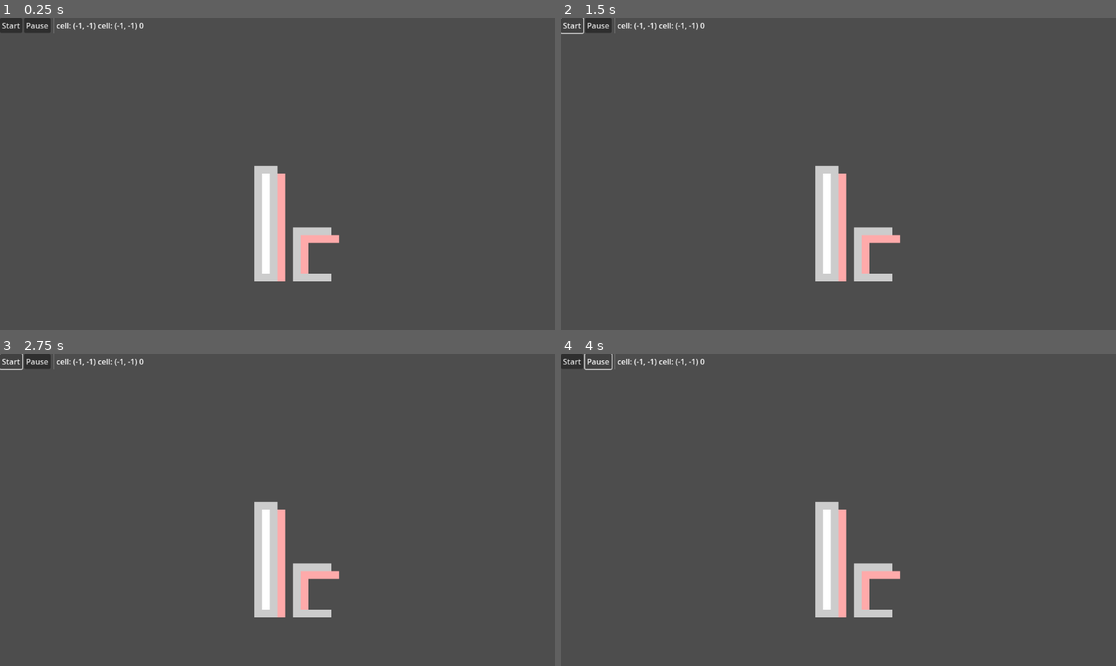
Above: before the commit, frames 1-4 (two rows, left to right).
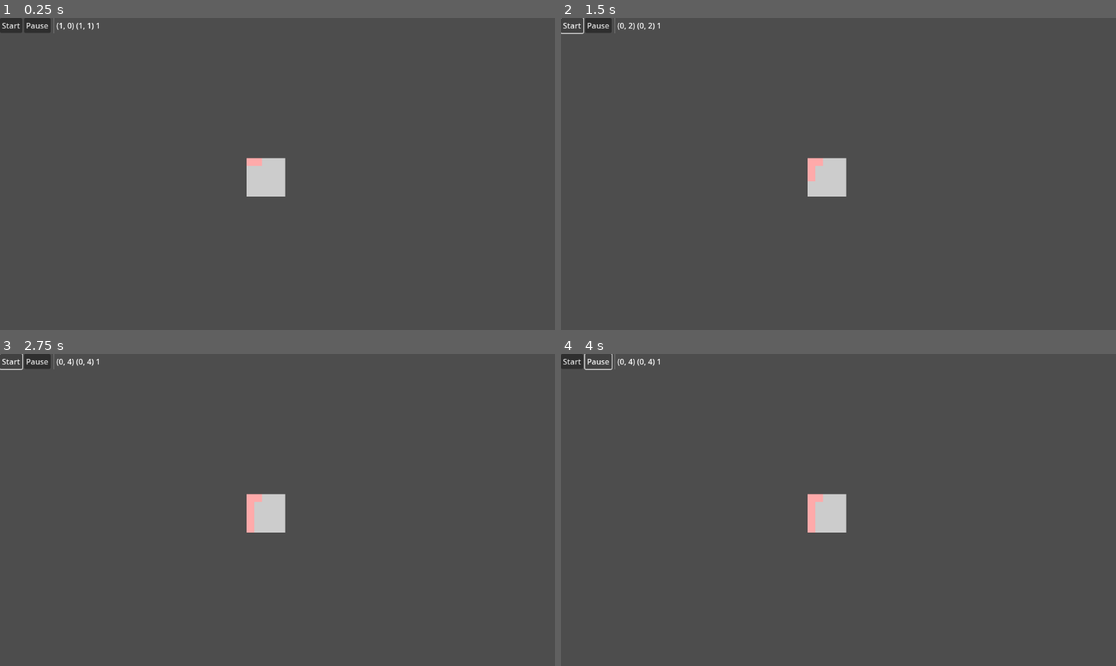
Above: after the commit, the same moments.

Repository: Infini-Creation/MazeLibrary
Game: Godot game, scene res://scenes/interactive_maze.tscn
Two runs of this game, one before a commit and one after it. Both use one fixed random seed, a clock stepped at 60 frames per second and the inputs below. The project has no main scene, so this scene is started directly.
Inputs:
- Up to frame 1 (0.25 s): no input
- Up to frame 2 (1.5 s): click "Start" at 0.5 s; click "Start" at 1.25 s
- Up to frame 3 (2.75 s): click "Start" at 2 s
- Up to frame 4 (4 s): click "Pause" at 2.75 s

The runs differ from the first frame. In frame 1, 3.1% of the frame differs, in the area x 10-62%, y 1-85%; in frame 2, 3.1%; in frame 3, 3.1%; in frame 4, 3.1%.
Error before the commit: Invalid assignment of property or key 'debugNoRandom' with value of type 'bool' on a base object of type 'Node (Maze)'. (res://scripts/interactive_maze.gd:27)

Commit message:
Update Maze.gd
add interactive version of GrowingTree algorithm
add scale block maze function
add a switch to disable most of randomness, for debug purpose

Diff:
--- a/scripts/Maze.gd
+++ b/scripts/Maze.gd
@@ -16,31 +16,53 @@
 
 var maze : Array
 var generated : bool = false
+var error : bool = false
+
 var origin : Vector2i = Vector2i(-1, -1)
 var cyclePick : int = -1
 var kittCycle : bool = true # true = increase, false = decrease
 var visited_cells : Array[Vector2i] = []
 
 
+var interactiveMazeData : Dictionary = {
+	"started" : false,
+	"cells" : [], #Array[Vector2i]
+	"cellPicked" : Vector2i.ZERO,
+	"index" : 0, #int
+	"direction" : [], #Array
+	"move" : Vector2i.ZERO,
+	"position" : Vector2i.ZERO,
+	"for-directions" : null,
+	"for-idx" : 8,
+	"previousCell" : Vector2i.ZERO,
+	"currentCell" : Vector2i.ZERO
+}
+
+
 @export var width : int
 @export var height : int
 @export var pickMethod : int
 @export var debugEnabled : bool = false
+var debugNoRandom : bool = false
 
 
 func buildBazeMaze(_width : int, _height : int, _pickmethod : int = PickMethod.Newest) -> void:
 
-	width = _width
-	height = _height
-	pickMethod = _pickmethod
-
-	maze.resize(_width)
-	for idx in range(0, _width):
-		maze[idx] = []
-		maze[idx].resize(_height)
-		maze[idx].fill(0)
-
-	debug("maze="+str(maze))
+	if _width > 0 and _height > 0:
+		width = _width
+		height = _height
+		pickMethod = _pickmethod
+
+		maze.resize(_width)
+		for idx in range(0, _width):
+			maze[idx] = []
+			maze[idx].resize(_height)
+			maze[idx].fill(0)
+
+		debug("maze="+str(maze))
+	else:
+		print("Invalid width and/or height value(s) : w=["+str(width)+"] h=["+str(height)+"]")
+		error = true
 
 
 func GenerateTWMaze_GrowingTree(pmethod : int = PickMethod.Newest) -> void:
@@ -52,8 +74,14 @@
 	var move : Vector2i
 	var position : Vector2i
 
-	origin = Vector2i(randi_range(0, width-1), randi_range(0, height-1))
+	if debugNoRandom == false:
+		origin = Vector2i(randi_range(0, width-1), randi_range(0, height-1))
+	else:
+		origin = Vector2i(1, 1)
+
 	cells.append(origin)
+
+	visited_cells.clear()
 	visited_cells.append(origin)
 
 	#~store cells picked, path taken
@@ -109,6 +137,82 @@
 	print("visisted cells="+str(visited_cells))
 	debug("loopcount="+str(loop_count))
 	print("maze="+str(maze))
+
+
+func GenerateTWMaze_GrowingTree_interactive(step : bool = false, pmethod : int = PickMethod.Newest) -> bool:
+	var completed : bool = false
+
+	if interactiveMazeData["started"] == false:
+		debug("imaze: init")
+		if debugNoRandom == false:
+			origin = Vector2i(randi_range(0, width-1), randi_range(0, height-1))
+		else:
+			origin = Vector2i(1, 1)
+
+		interactiveMazeData["cells"].append(origin)
+		interactiveMazeData["started"] = true
+
+	if step == true:
+		debug("imaze: begin")
+		#while (interactiveMazeData["cells"].size() > 0):
+		if interactiveMazeData["cells"].size() > 0:
+			debug("imaze: cells not empty ="+str(interactiveMazeData["cells"]))
+			interactiveMazeData["index"] = chooseIndex(interactiveMazeData["cells"].size(), pmethod)
+			interactiveMazeData["cellPicked"] = interactiveMazeData["cells"][interactiveMazeData["index"]]
+			interactiveMazeData["direction"] = RandomizeDirection() ##not used
+			debug("imaze: idx="+str(interactiveMazeData["index"])+" dir="+str(interactiveMazeData["direction"]))
+			debug("imaze: cell picked="+str(interactiveMazeData["cellPicked"]))
+			interactiveMazeData["previousCell"] = interactiveMazeData["cellPicked"]
+			#after each for loop completed, update for loop var with this call
+
+			# for loop to modify
+			# dir todo, dir done, maybe move from one array to another till it's empty then cycle
+			debug("imaze: fidx="+str(interactiveMazeData["for-idx"]))
+			if interactiveMazeData["for-idx"] >= Direction.size():
+				debug("imaze: reset dir")
+				interactiveMazeData["for-directions"] = RandomizeDirection()
+				interactiveMazeData["for-idx"] = 0
+
+			#for dir : int in interactiveMazeData["direction"]:
+			if interactiveMazeData["for-idx"] < Direction.size():
+				var dir = interactiveMazeData["for-directions"][interactiveMazeData["for-idx"]]
+				debug("imaze: fidx="+str(interactiveMazeData["for-idx"])+"  dir="+str(dir))
+				interactiveMazeData["move"] = DoAStep(dir)
+				debug("imaze: move="+str(interactiveMazeData["move"]))
+				interactiveMazeData["position"] = interactiveMazeData["cellPicked"] + interactiveMazeData["move"]
+				debug("imaze: pos="+str(interactiveMazeData["position"]))
+				interactiveMazeData["for-idx"] += 1
+
+				if interactiveMazeData["position"].x >= 0 and interactiveMazeData["position"].y >= 0 and interactiveMazeData["position"].x < width and interactiveMazeData["position"].y < height:
+					debug("imaze: pos is inside the maze")
+					if maze[interactiveMazeData["position"].x][interactiveMazeData["position"].y] == 0:
+						debug("imaze: found an unvisited cell")
+						interactiveMazeData["currentCell"] = interactiveMazeData["position"]
+						maze[interactiveMazeData["cellPicked"].x][interactiveMazeData["cellPicked"].y] |= dir
+						maze[interactiveMazeData["position"].x][interactiveMazeData["position"].y] |= OppositeDirection(dir)
+						# unvisited cell/new cell
+						interactiveMazeData["cells"].append(interactiveMazeData["position"])
+						debug("imaze: set index to -1")
+						interactiveMazeData["index"] = -1
+
+						## break dir for loop
+						interactiveMazeData["for-idx"] = 8
+						debug("imaze:reset for loop idx")
+
+				 #here only do that if loop has been broke OR f-idx > 3 !!!
+			if interactiveMazeData["for-idx"] >= Direction.size():
+				debug("imaze: end for loop, check cell index >= 0")
+				if interactiveMazeData["index"] >= 0:
+					debug("imaze: del cell at idx="+str(interactiveMazeData["index"]))
+					interactiveMazeData["cells"].remove_at(interactiveMazeData["index"])
+
+		else:
+			debug("imaze: cells is empty")
+			completed = true
+
+		debug("imaze: end")
+
+	return completed
 
 
 func chooseIndex(maxIdx : int, pickmethod : int) -> int:
@@ -149,7 +253,9 @@
 
 func RandomizeDirection() -> Array:
 	var tmp : Array = Direction.values()
-	tmp.shuffle()
+
+	if debugNoRandom == false:
+		tmp.shuffle()
 
 	debug("rd: temp dir array="+str(tmp))
 	return tmp
@@ -197,9 +303,9 @@
 func dumpMaze() -> void:
 	var mazeLine : String = ""
 
-	for x in range(0, width):
-		printraw("M["+str(x)+"]=")
-		for y in range(0, height):
+	for y in range(0, height):
+		printraw("M["+str(y)+"]=")
+		for x in range(0, width):
 			#print(" "+ str(maze[x][y]) +" ")
 			mazeLine += " "+str(maze[x][y])
 
@@ -207,11 +313,13 @@
 		mazeLine = ""
 
 
+ # could use bitmap class instead
+# ~block maze class on its own with blocksize as param
 func lineToBlock() -> Array:
 	var blockMaze : Array = []
 
 	if maze == null or width <= 1 or height <= 1:
-		print("Invalid maze data !")
+		print("Error: Invalid maze data !")
 
 	blockMaze.resize(2 * width + 1)
 
@@ -238,7 +346,7 @@
 
 			blockMaze[2 * widx + 2][2 * hidx + 2] = 1
 
-	#print("BM="+str(blockMaze))
+	print("BlockMaze=")
 	var mazeLine : String = ""
 	for x in range(0, 2 * width + 1):
 		printraw("BM["+str(x)+"]=")
@@ -251,6 +359,39 @@
 	return blockMaze
 
 
+func scaleBlockMaze(blockMaze : Array, scale : int = 1) -> Array:
+	var scaledMaze : Array = []
+
+	if maze == null or blockMaze == null or blockMaze.size() <= 1 or blockMaze[0].size() <= 1:
+		print("Error: Invalid maze data !")
+	else:
+		scaledMaze = []
+		#Byte[,] biggerMaze = new Byte[blockmaze.GetLength(0) * Scale, blockmaze.GetLength(1) * Scale];
+		scaledMaze.resize(blockMaze.size() * scale)
+		for idx in range (0, scaledMaze.size()):
+			scaledMaze[idx] = []
+			scaledMaze[idx].resize(blockMaze[0].size() * scale)
+
+		for x in range (0, blockMaze.size()):
+			for y in range (0, blockMaze[0].size()):
+				for sx in range(0, scale):
+					for sy in range(0, scale):
+						scaledMaze[x * scale + sx][y * scale + sy] = blockMaze[x][y]
+
+
+	print("Scaled Maze=")
+	var mazeLine : String = ""
+	for x in range(0, scaledMaze.size()):
+		printraw("BM["+str(x)+"]=")
+		for y in range(0, scaledMaze[x].size()):
+			mazeLine += " "+str(scaledMaze[x][y])
+
+		print(mazeLine)
+		mazeLine = ""
+
+	return scaledMaze
+
+
 func debug(msg : String = "") -> void:
 	if debugEnabled == true:
 		print(msg)
